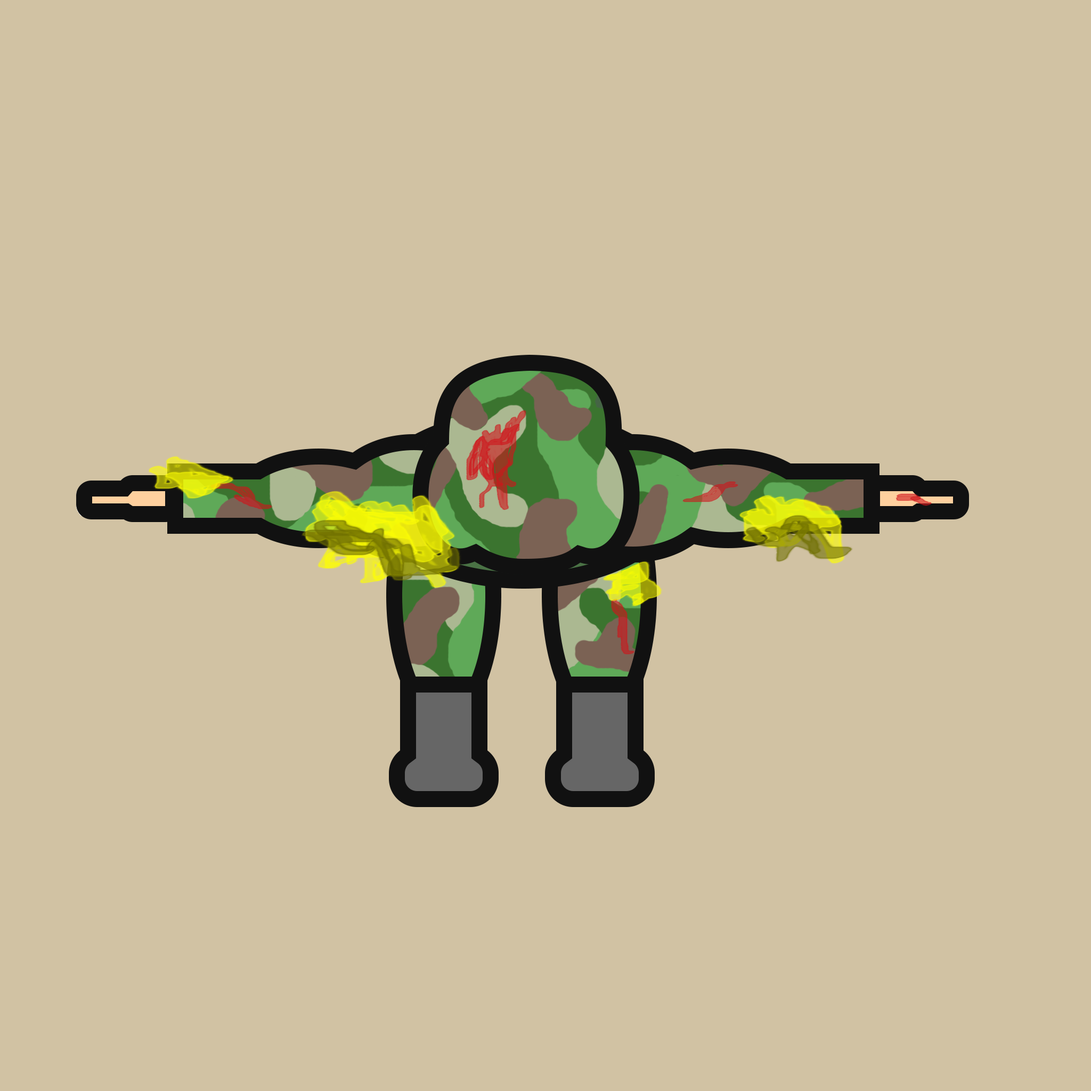
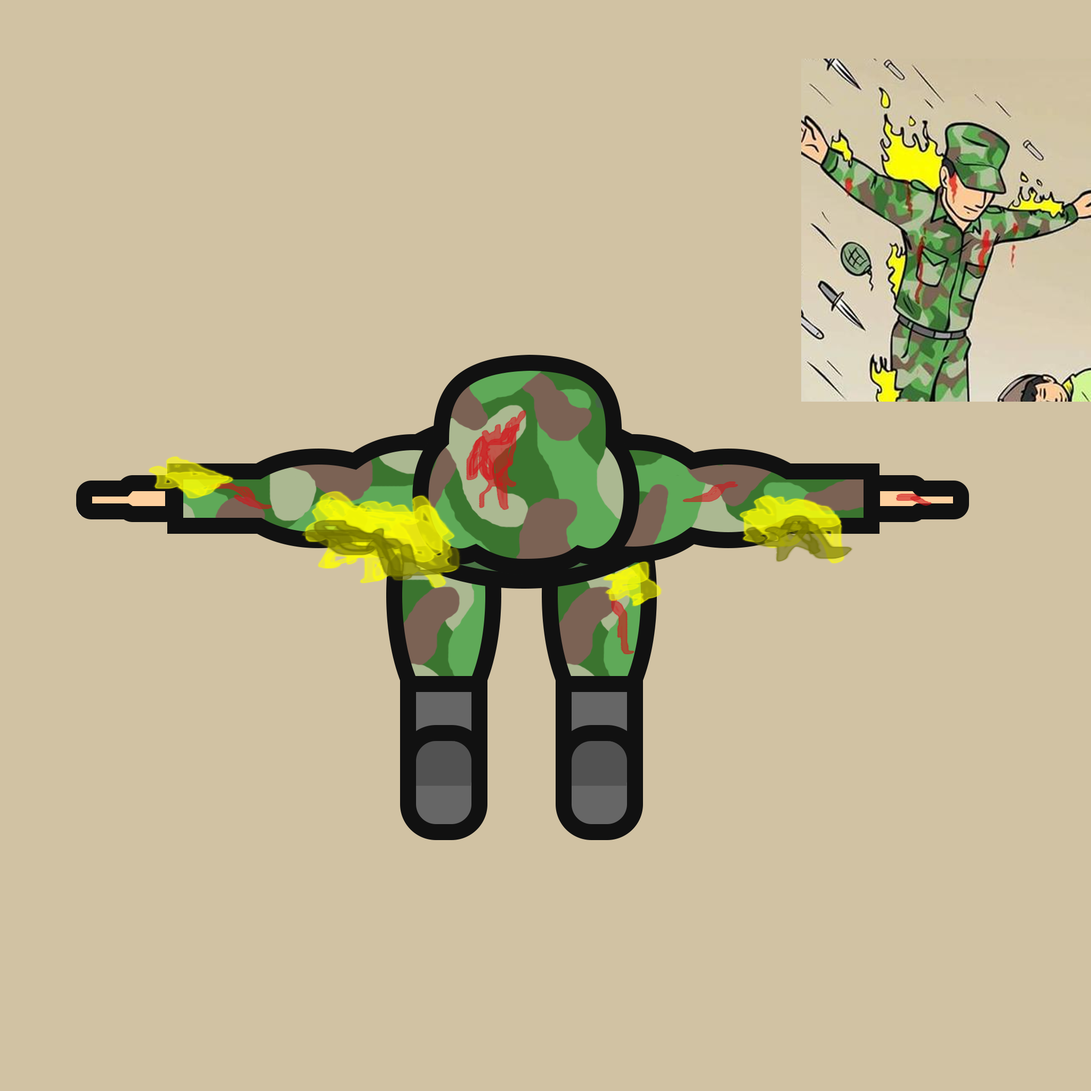
Layer changes from the first w=1091, h=1091 image to the second:
showed "original" over [801, 58, 1091, 402]
added group "perna1 copy" with 6 layers above "perna1" over [545, 562, 656, 841]
added layer "sombra" (1st of 2, in "perna1 copy") (24%) in group "perna1 copy" over [571, 738, 638, 787]
added layer "pé" (1st of 2, in "perna1 copy") in group "perna1 copy" over [555, 725, 644, 841]
added layer "bota" (1st of 2, in "perna1 copy") in group "perna1 copy" over [555, 676, 640, 775]
moved "camuflagem" (4th of 5, in "perna1 copy") into group "perna1 copy", painted on it over [416, 562, 644, 734]
renamed "panturrlha" to "panturrilha", moved it into group "perna1 copy" over [555, 562, 644, 727]
added layer "sombra" (2nd of 2, in "perna1") (24%) in group "perna1" over [415, 738, 483, 787]
added layer "pé" (2nd of 2, in "perna1") in group "perna1" over [400, 725, 488, 841]
added layer "bota" (2nd of 2, in "perna1") in group "perna1" over [405, 676, 483, 775]
renamed "bota" to "old_bota", hid it over [389, 692, 499, 808]
removed group "perna2" (3 layers) over [416, 562, 656, 808]
removed layer "bota copy" from group "perna2" over [545, 678, 656, 808]
